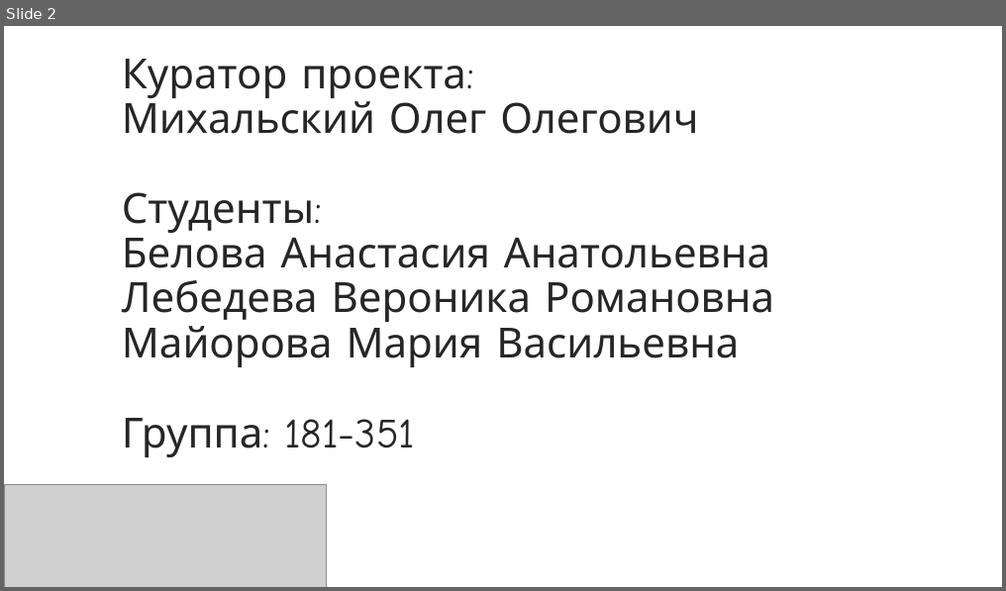
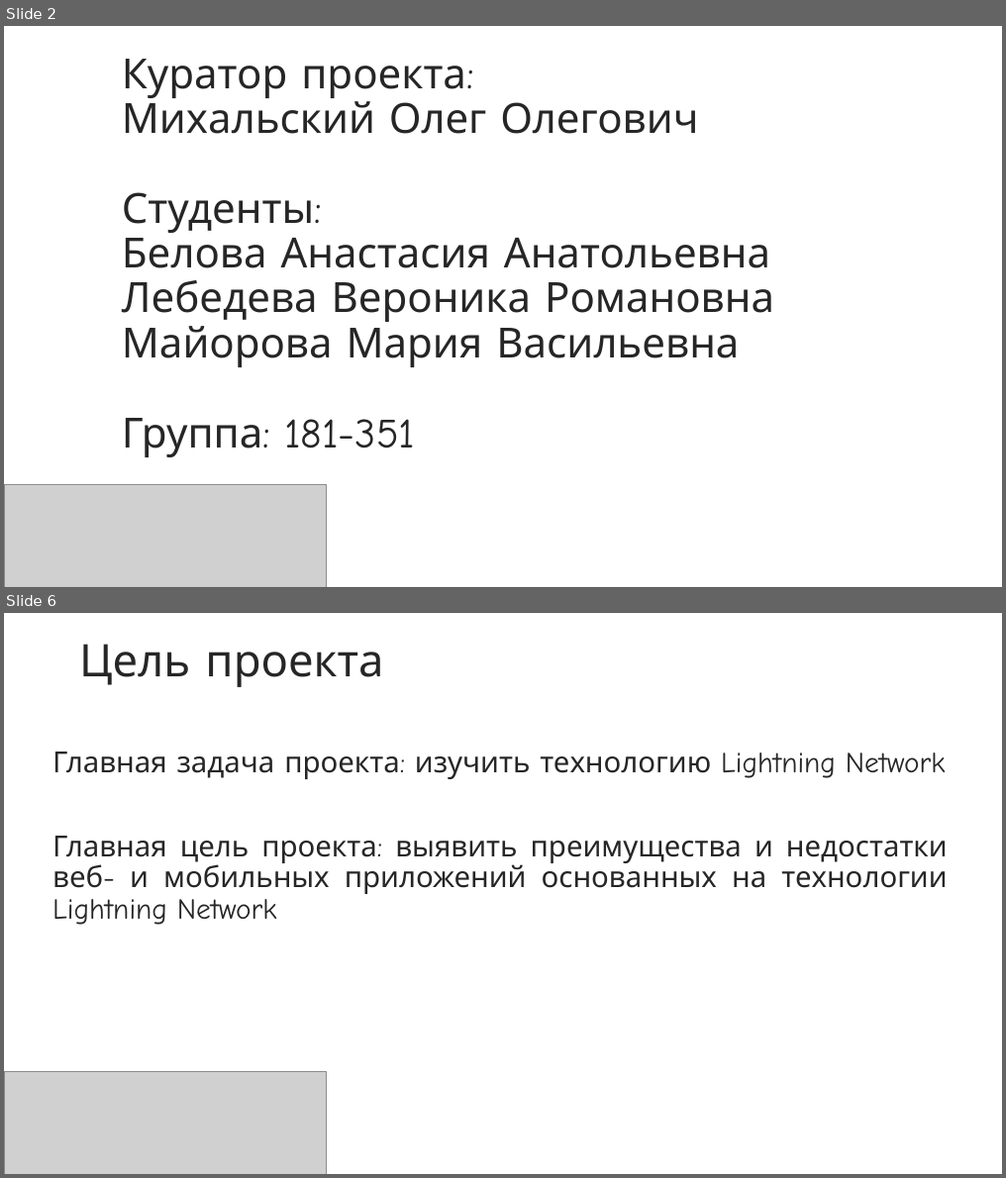
Before and after one commit to NikaLeb/181_351_testingLN, a slide deck: Lightning_Network.pptx. Shown one above the other, each under a label of ours: slide 2 before the commit, slides 2 and 6 after it; the slides between them are not shown. The pictures are 1006x591 and 1006x1178 pixels, drawn with LibreOffice and Linux fonts; fonts in the diff are those of the drawing; grey boxes stand for pictures; background and template pictures are left out. Boxes give left, top, right and bottom in pixels: in the first picture for what was removed or moved away, otherwise in the second. Text is boxed around its words. In the diff, an @@ line names an element or a change of style, - is before the commit and + after.

```diff
--- a/Lightning_Network.pptx
+++ b/Lightning_Network.pptx
@@ slide 6 added at (4,613,1002,1174), background picture (left out) @@
@@ title added at (79,644,383,687), 43.2 pt, text #262626 @@
+Цель проекта
@@ subtitle added at (53,752,947,925), 28 pt, text #262626 @@
+Главная задача проекта: изучить технологию Lightning Network
+Главная цель проекта: выявить преимущества и недостатки веб- и мобильных приложений основанных на технологии Lightning Network
@@ picture added at (4,1071,327,1174) @@
```
Also in this commit, not shown: 10 other slides added, 9 slides removed.
